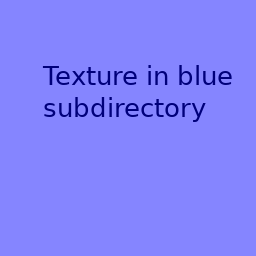
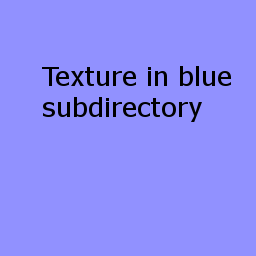
Two versions of the same layered image (w=256, h=256). Layer-by-layer changes:
moved "Texture in blue ..." above "Warstwa", painted on it over [42, 65, 232, 122]
"Warstwa": opacity 48% → 43% over [0, 0, 256, 256]
